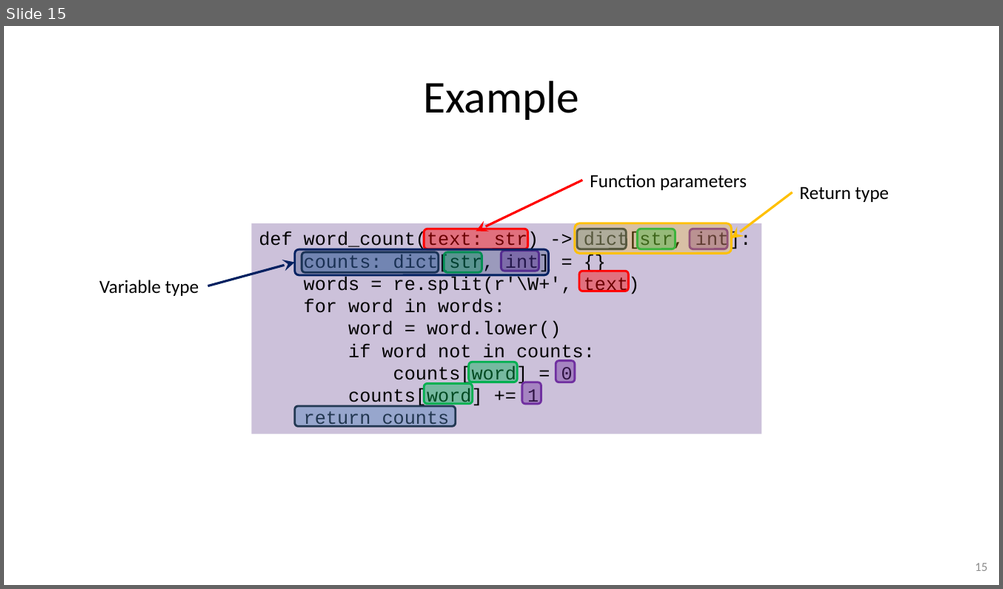
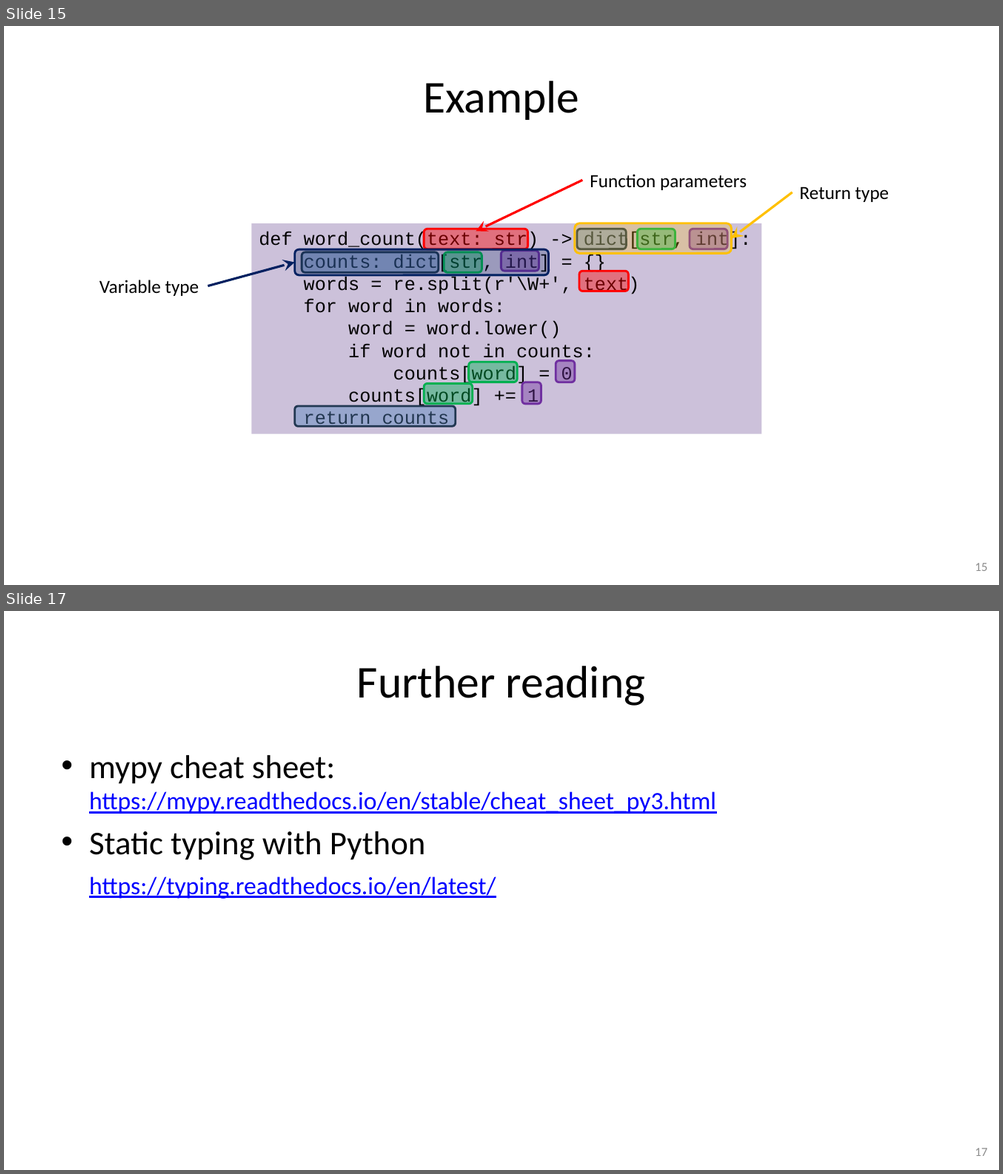
Before and after one commit to gjbex/Python-software-engineering, a slide deck: python_software_engineering.pptx. Shown one above the other, each under a label of ours: slide 15 before the commit, slides 15 and 17 after it; the slides between them are not shown. The pictures are 1003x589 and 1003x1174 pixels, drawn with LibreOffice and Linux fonts; fonts in the diff are those of the drawing. Boxes give left, top, right and bottom in pixels: in the first picture for what was removed or moved away, otherwise in the second. Text is boxed around its words. In the diff, an @@ line names an element or a change of style, - is before the commit and + after.

```diff
--- a/python_software_engineering.pptx
+++ b/python_software_engineering.pptx
@@ slide 17 added at <box>4,611,999,1170</box>, background #FFFFFF @@
@@ title added at <box>357,666,646,706</box>, 44 pt, text #000000 @@
+Further reading
@@ text added at <box>89,755,716,899</box>, 24 pt, text #0000FF, underline @@
+• mypy cheat sheet:
+  https://mypy.readthedocs.io/en/stable/cheat_sheet_py3.html
+• Static typing with Python
+  https://typing.readthedocs.io/en/latest/
@@ page number added at <box>975,1148,987,1156</box>, 12 pt, text #8C8C8C @@
+17
```
Also in this commit, not shown: 1 slide changed, 1 other slide added.
